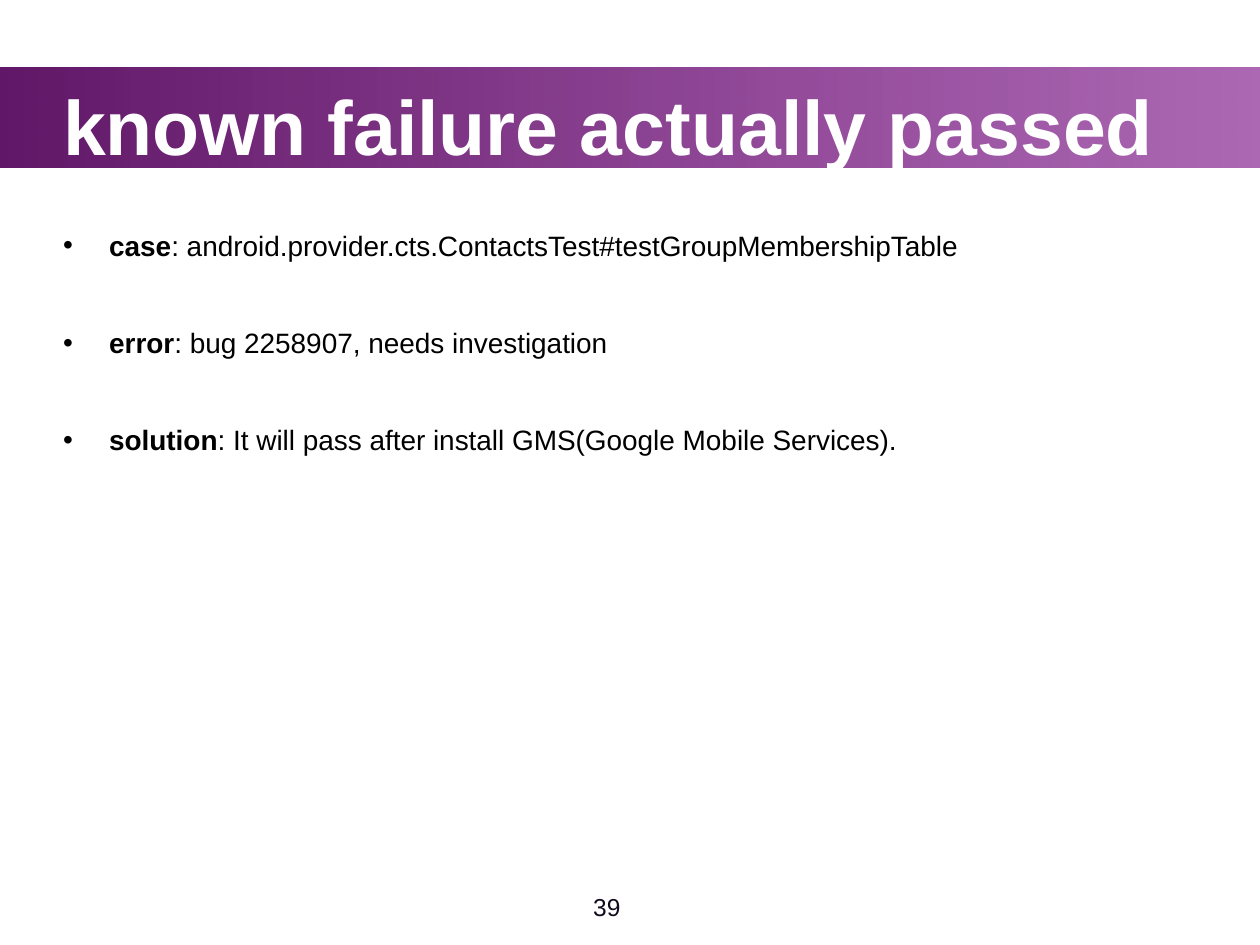
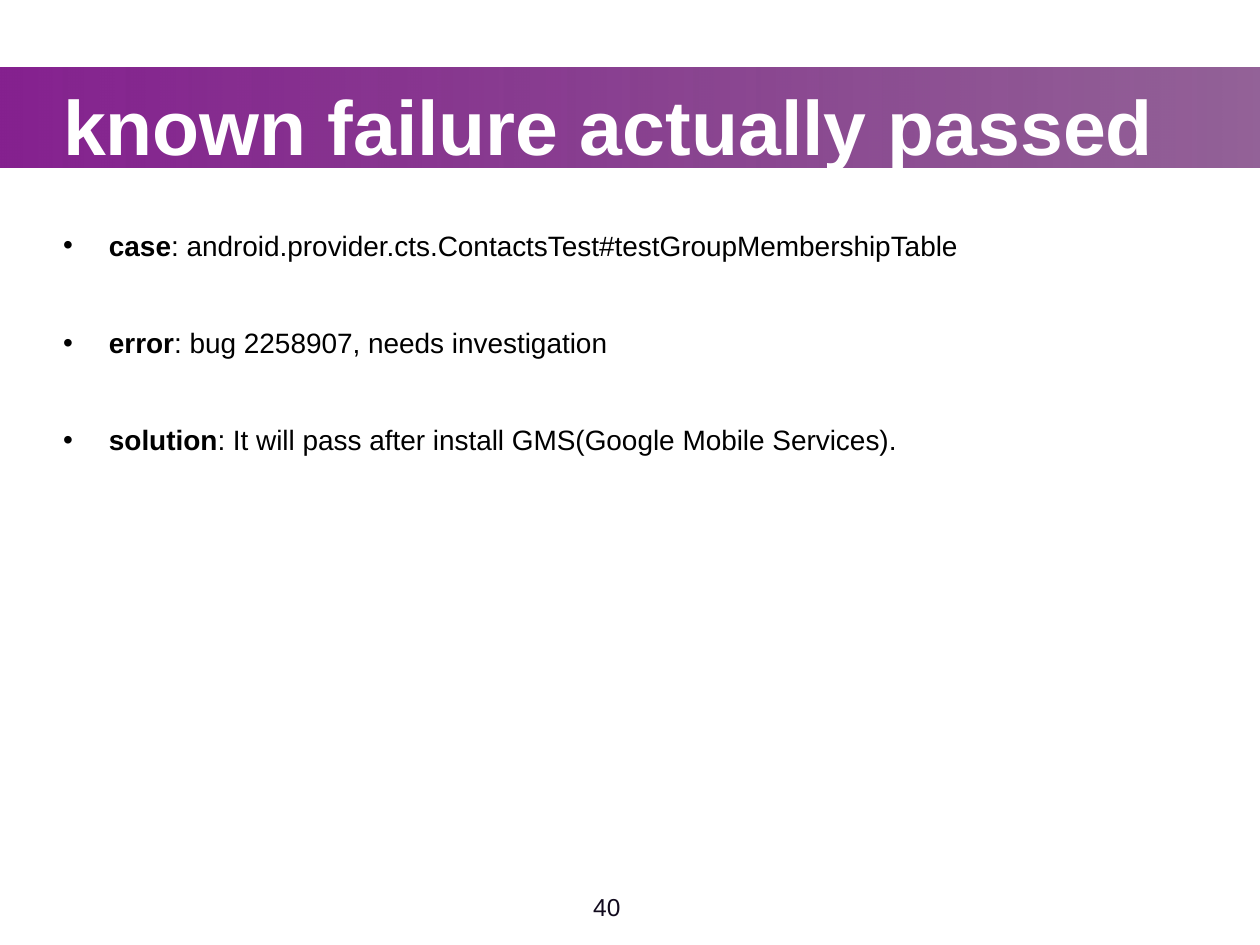
Before and after one commit to widerules/system-information, a slide deck: slide 40 of cts/CTS-training.ppt (slide 39 before the commit). Drawn at 1260x945 pixels with LibreOffice and Linux fonts; fonts in the diff are those of the drawing; background and template pictures are left out. Boxes give left, top, right and bottom in pixels: in the first picture for what was removed or moved away, otherwise in the second. Text is boxed around its words. In the diff, an @@ line names an element or a change of style, - is before the commit and + after.

Commit message:
jingtao: add the life cycle case

```diff
--- a/cts/CTS-training.ppt
+++ b/cts/CTS-training.ppt
@@ rectangle at <box>0,67,1260,166</box>: fill gradient #611868 to #85218F to gradient #85218F to #611868 @@
@@ text "case: android.provider.cts.ContactsTest#testGroupMembershipT ..." at <box>109,235,958,456</box>: indent changed @@
@@ page number at <box>593,899,620,917</box>: text changed @@
-39
+40
```
Also in this commit, not shown: 40 other slides changed, 1 slide added.
